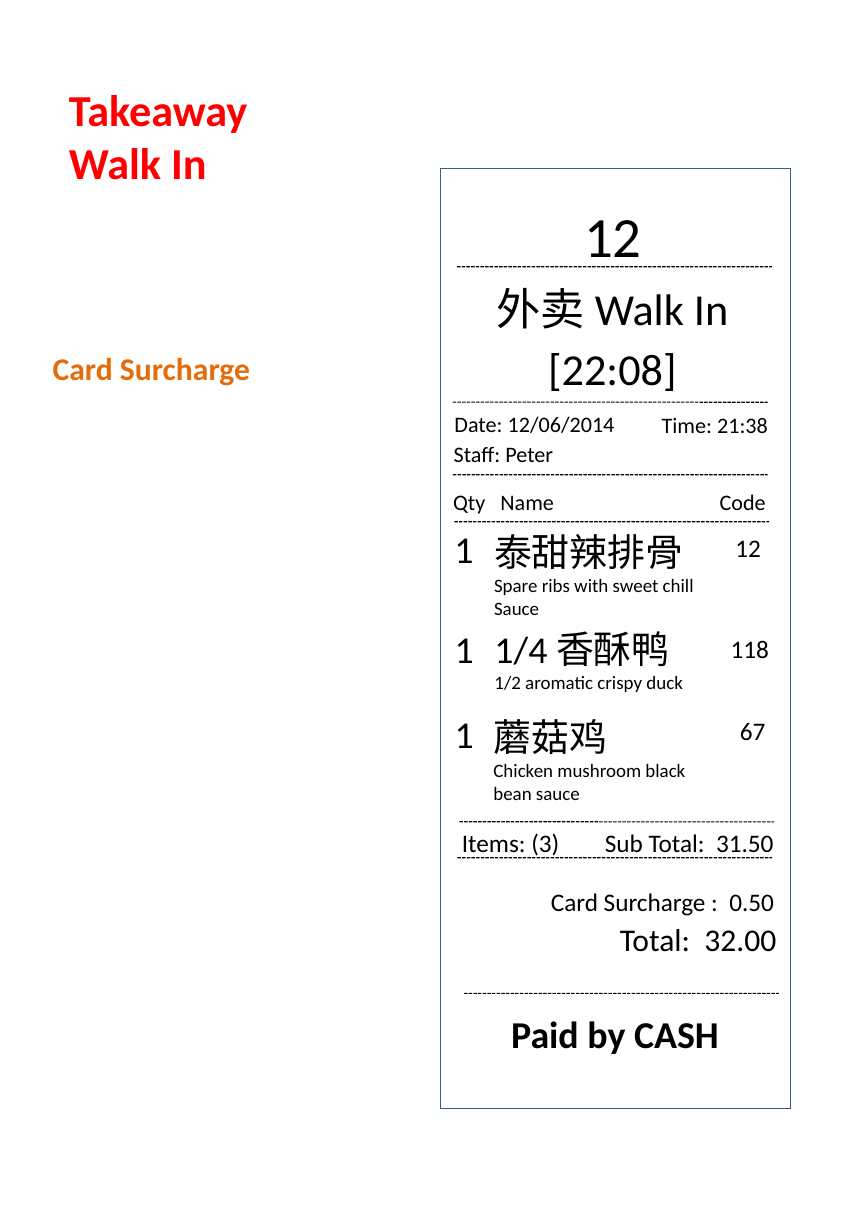
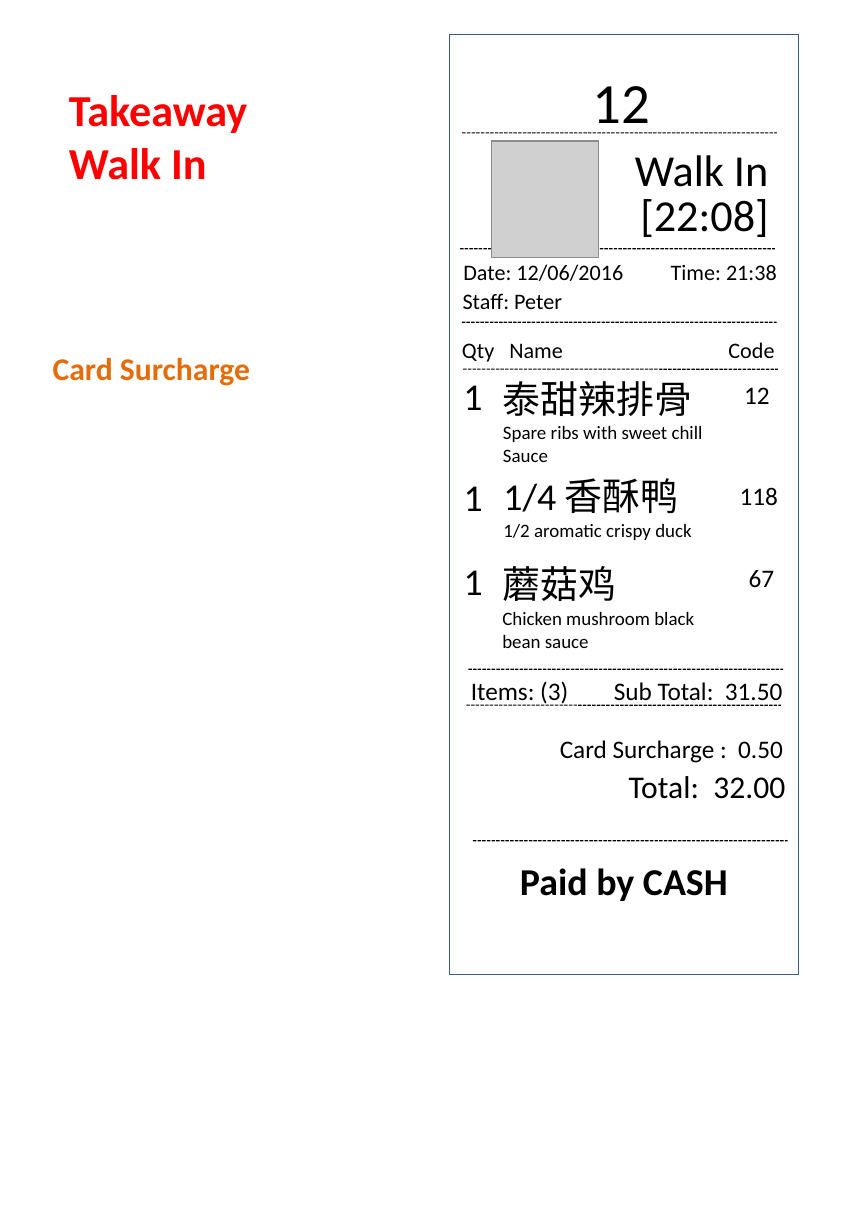
Before and after one commit to lokerchen/superpos-1.0, a slide deck: slide 5 of Doc/Order Bills Format - Counter & Kitchen/SuperPOS order bill layout - KITCHEN Printout 2015 July.ppt. Drawn at 853x1232 pixels with LibreOffice and Linux fonts; fonts in the diff are those of the drawing; grey boxes stand for pictures. Boxes give left, top, right and bottom in pixels: in the first picture for what was removed or moved away, otherwise in the second. Text is boxed around its words. In the diff, an @@ line names an element or a change of style, - is before the commit and + after.

```diff
--- a/Doc/Order Bills Format - Counter & Kitchen/SuperPOS order bill layout - KITCHEN Printout 2015 July.ppt
+++ b/Doc/Order Bills Format - Counter & Kitchen/SuperPOS order bill layout - KITCHEN Printout 2015 July.ppt
@@ rectangle moved from (x1=440, y1=168, x2=789, y2=1109) to (x1=449, y1=34, x2=798, y2=975) @@
@@ text "12" moved from (x1=584, y1=220, x2=642, y2=268) to (x1=593, y1=86, x2=651, y2=134) @@
@@ line moved from (464, 994) - (779, 994) to (462, 133) - (777, 133) @@
@@ picture added at (x1=491, y1=141, x2=598, y2=258) @@
@@ text at (x1=635, y1=155, x2=768, y2=187): text changed @@
-外卖 Walk In
+Walk In
@@ text "[22:08]" moved from (x1=548, y1=353, x2=676, y2=391) to (x1=640, y1=199, x2=768, y2=237) @@
@@ line moved from (457, 267) - (772, 267) to (461, 249) - (775, 249) @@
@@ text at (x1=463, y1=264, x2=623, y2=281): text changed @@
-Date: 12/06/2014
+Date: 12/06/2016
@@ 9 texts, 2 lines moved together from (x1=453, y1=418, x2=776, y2=1054) to (x1=462, y1=265, x2=785, y2=901) @@
@@ text "1" moved from (x1=455, y1=723, x2=474, y2=748) to (x1=463, y1=385, x2=482, y2=410) @@
@@ line moved from (453, 403) - (768, 403) to (463, 370) - (778, 370) @@
@@ text "1" moved from (x1=454, y1=538, x2=473, y2=563) to (x1=464, y1=570, x2=483, y2=595) @@
@@ 5 texts moved together from (x1=454, y1=446, x2=774, y2=916) to (x1=463, y1=293, x2=783, y2=763) @@
@@ line moved from (454, 522) - (769, 522) to (469, 670) - (784, 670) @@
@@ line moved from (459, 822) - (775, 822) to (473, 840) - (788, 840) @@
```
Also in this commit, not shown: 7 other slides changed, 1 other file.
